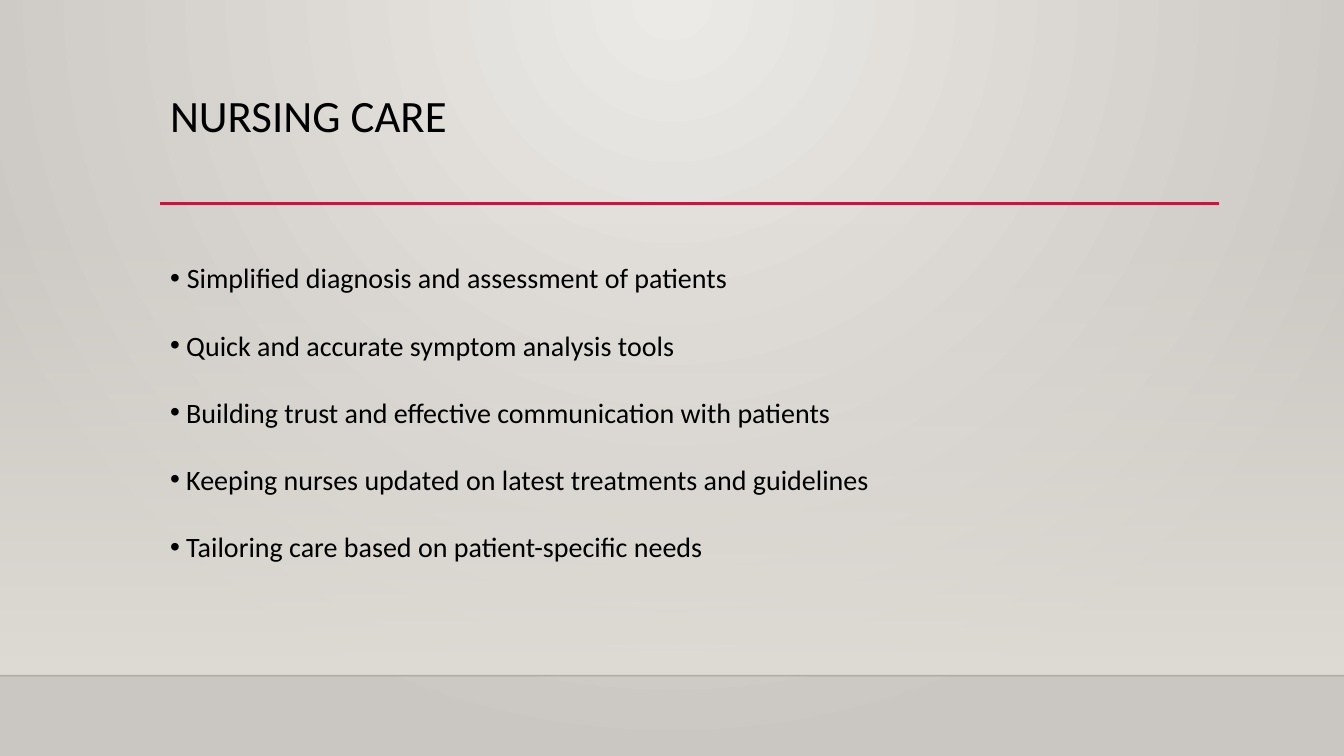
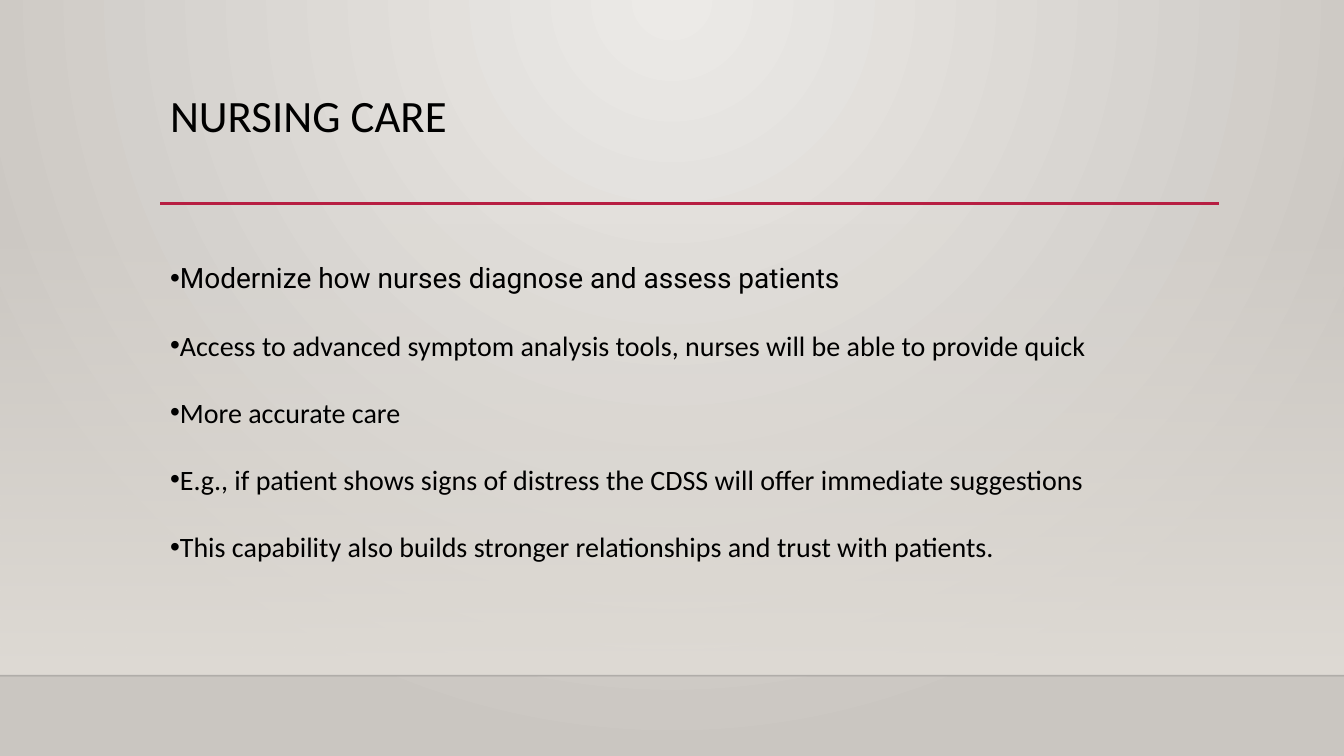
Before and after one commit to Wvrmhat/VMHC300_project, a slide deck: slide 21 of Presentation/QIP Presentation_BIT group_Updated.pptx (slide 19 before the commit). Drawn at 1344x756 pixels with LibreOffice and Linux fonts; fonts in the diff are those of the drawing; background and template pictures are left out. Boxes give left, top, right and bottom in pixels: in the first picture for what was removed or moved away, otherwise in the second. Text is boxed around its words. In the diff, an @@ line names an element or a change of style, - is before the commit and + after.

```diff
--- a/Presentation/QIP Presentation_BIT group_Updated.pptx
+++ b/Presentation/QIP Presentation_BIT group_Updated.pptx
@@ text at (x1=180, y1=267, x2=1085, y2=562): text changed @@
-• Simplified diagnosis and assessment of patients
-• Quick and accurate symptom analysis tools
-• Building trust and effective communication with patients
-• Keeping nurses updated on latest treatments and guidelines
-• Tailoring care based on patient-specific needs
+• Modernize how nurses diagnose and assess patients
+• Access to advanced symptom analysis tools, nurses will be able to provide quick
+• More accurate care
+• E.g., if patient shows signs of distress the CDSS will offer immediate suggestions
+• This capability also builds stronger relationships and trust with patients.
```
Also in this commit, not shown: 3 other slides changed, 7 slides added, 3 slides removed.
